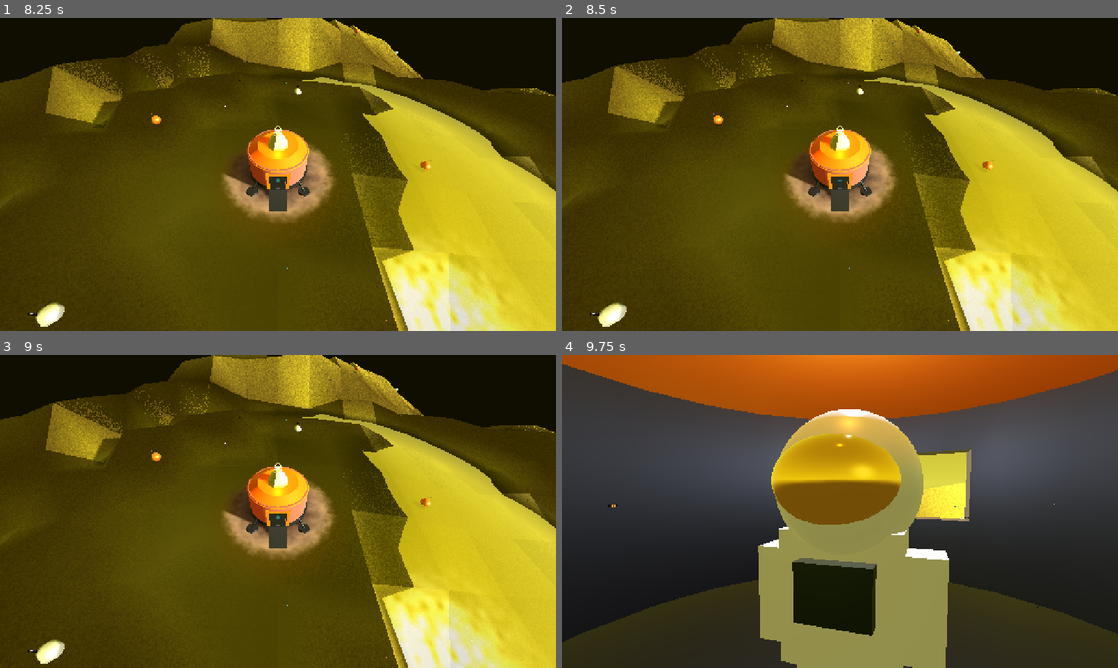
Above: before the commit, frames 1-4 (two rows, left to right).
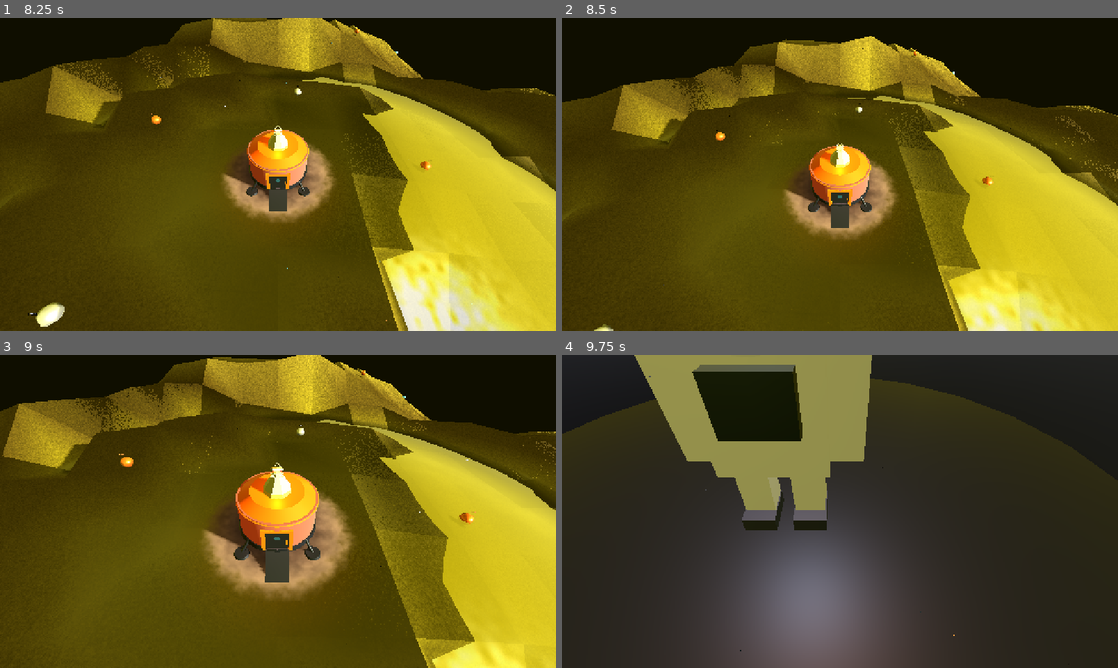
Above: after the commit, the same moments.

Repository: nicolasbuelvas/CIVITUS
Game: Godot game, scene res://tests/test_landing_flow.tscn
The game is run twice, just before and just after one commit, with the same random seed, the same clock (stepped at 60 frames per second) and the same inputs. This scene is started directly instead of the project's main scene. Sound files missing from this copy of the repository are replaced by a short silence.
Inputs (mouse positions are in pixels of both pictures, inside the frame that each line leads up to):
- Up to frame 1 (8.25 s): tap Enter at 0.5 s; move the mouse to (400, 158) at 0.52 s; hold D (move_right) 0.53-1.25 s; hold Left (rotate_cam_left) 0.53-1.25 s; click (400, 158) at 0.67 s; drag from (166, 190) to (250, 237) at 1.27 s; move the mouse to (333, 105) at 2.02 s; hold D (move_right) 2.03-2.75 s; hold Shift (sprint) 2.03-2.75 s; drag from (250, 237) to (111, 127) at 2.77 s; move the mouse to (444, 221) at 3.52 s; hold A (move_left) 3.53-4.25 s; hold F 3.53-4.25 s; drag from (111, 127) to (194, 96) at 4.27 s; move the mouse to (305, 174) at 5.02 s; hold S (move_backward) 5.03-5.75 s; tap H at 5.1 s; click (305, 174) at 5.17 s; drag from (194, 96) to (166, 190) at 5.77 s; move the mouse to (400, 158) at 6.52 s; hold Space (jump_thrust) 6.53-7.25 s; tap 1 at 6.6 s; drag from (166, 190) to (250, 237) at 7.27 s; move the mouse to (333, 105) at 8.02 s; hold S (move_backward) from 8.03 s (still down); tap 3 at 8.1 s
- Up to frame 2 (8.5 s): keep holding S (move_backward)
- Up to frame 3 (9 s): release S (move_backward) at 8.75 s; drag from (250, 574) to (111, 464) at 8.77 s
- Up to frame 4 (9.75 s): move the mouse to (1006, 558) at 9.52 s; hold Space (jump_thrust) from 9.53 s (still down); tap 5 at 9.6 s; click (1006, 558) at 9.67 s

Frame 1 is identical in both runs. In frame 2, 27% of the frame differs, in the area x 0-100%, y 0-100%; in frame 3, 27%; in frame 4, 72%.

Commit message:
feat: KSP-style planetary ground blast particles, 2s exterior wait, and 1s cockpit astronaut showcase with direct 1P transition

Diff:
--- a/scripts/world/spherical_planet.gd
+++ b/scripts/world/spherical_planet.gd
@@ -45,6 +45,8 @@
 var is_landing_sequence_running: bool = false
 var scorch_crater_mat: ShaderMaterial = null
 var scorch_crater_node: MeshInstance3D = null
+var ground_plume_dust: CPUParticles3D = null
+var ground_plume_sparks: CPUParticles3D = null
 
 # Global step tracking across 40 fine-grained micro-stages
 const TOTAL_SUBSTEPS: int = 40
@@ -74,13 +76,27 @@
 			cam.global_position = target_cam_pos
 			cam.look_at(ship_pos + landing_up_dir * -1.5, landing_up_dir)
 
-		# Smooth progressive ground scorch under descending rocket retro-thrusters
-		if scorch_crater_mat and is_instance_valid(spaceship_instance) and not cam.get_meta("is_zooming", false):
+		# Smooth progressive ground scorch and KSP-style surface plume blast under rocket
+		if is_instance_valid(spaceship_instance) and not cam.get_meta("is_zooming", false):
 			var dist = spaceship_instance.global_position.distance_to(landing_target_pos)
-			var burn_t = clampf(1.0 - (dist / 42.0), 0.0, 1.0)
-			var current_opacity = pow(burn_t, 1.4)
-			scorch_crater_mat.set_shader_parameter("scorch_opacity", current_opacity)
-			scorch_crater_mat.set_shader_parameter("heat_glow", current_opacity * 1.35)
+			if scorch_crater_mat:
+				var burn_t = clampf(1.0 - (dist / 42.0), 0.0, 1.0)
+				var current_opacity = pow(burn_t, 1.4)
+				scorch_crater_mat.set_shader_parameter("scorch_opacity", current_opacity)
+				scorch_crater_mat.set_shader_parameter("heat_glow", current_opacity * 1.35)
+
+			# KSP Ground Blast: Rocket exhaust strikes surface when altitude < 28m
+			if dist <= 28.0:
+				var blast_intensity = clampf(1.0 - (dist / 28.0), 0.0, 1.0)
+				if ground_plume_dust:
+					ground_plume_dust.emitting = true
+					ground_plume_dust.initial_velocity_min = 8.0 + blast_intensity * 12.0
+					ground_plume_dust.initial_velocity_max = 16.0 + blast_intensity * 18.0
+				if ground_plume_sparks:
+					ground_plume_sparks.emitting = true
+			else:
+				if ground_plume_dust: ground_plume_dust.emitting = false
+				if ground_plume_sparks: ground_plume_sparks.emitting = false
 
 	# Procedural Meteor Streaks (Bloque F)
 	if not is_generating:
@@ -857,10 +873,10 @@
 			var true_ground_pos = north_dir * (radius + north_elev)
 			_spawn_ground_impact_effects(true_ground_pos, north_dir)
 
-			# 1. Stay in the wide exterior landed shot for 3.0 seconds (HUD hidden, astronaut loaded inside)
+			# 1. Stay in the wide exterior landed shot for 2.0 seconds (HUD hidden, astronaut loaded inside)
 			cam.set_meta("is_zooming", true)
 			var tw_wait = create_tween()
-			tw_wait.tween_interval(3.0)
+			tw_wait.tween_interval(2.0)
 			tw_wait.tween_callback(func():
 				if not is_instance_valid(cam):
 					return
@@ -884,32 +900,37 @@
 						player_instance.helmet.position = Vector3(0, 1.6, 0)
 						player_instance.helmet.rotation = Vector3.ZERO
 
-				# 2. Cinematic Cockpit Reveal: 3/4 front view showcasing astronaut in full space suit & golden visor
+				# 2. Smooth zoom in from exterior into spaceship cabin (Zoom in de antes)
 				var p_head = player_instance.global_position + north_dir * 1.45 if is_instance_valid(player_instance) else spaceship_instance.global_position + north_dir * 1.6
-				var cabin_cam_start = p_head + cur_exit * 1.75 + cur_rt * 0.55 + north_dir * 0.15
-				var cabin_cam_drift = p_head + cur_exit * 1.40 + cur_rt * 0.30 + north_dir * 0.08
-				cam.global_position = cabin_cam_start
+				var cabin_cam_pos = p_head + cur_exit * 1.60 + cur_rt * 0.45 + north_dir * 0.12
+
+				# Aim camera toward the cabin entrance before starting zoom in
 				cam.look_at(p_head, north_dir)
-				cam.fov = 62.0
-
-				# Play subtle cockpit cabin confirmation sound
-				AudioManager.play("click", 0.90, -4.0)
-
-				# Cinematic 1.0s showcase drift admiring astronaut inside cabin
-				var tw_drift = create_tween().set_trans(Tween.TRANS_SINE).set_ease(Tween.EASE_OUT)
-				tw_drift.tween_property(cam, "global_position", cabin_cam_drift, 1.0)
-
-				tw_drift.tween_callback(func():
+
+				var tw_enter = create_tween().set_trans(Tween.TRANS_CUBIC).set_ease(Tween.EASE_IN_OUT)
+				tw_enter.tween_property(cam, "global_position", cabin_cam_pos, 1.3)
+				tw_enter.parallel().tween_property(cam, "fov", 62.0, 1.3)
+
+				tw_enter.tween_callback(func():
 					if not is_instance_valid(cam):
 						return
 
-					# 3. Smooth dramatic zoom-in into golden visor reflection (1.1s)
-					var eye_target = p_head + cur_exit * 0.06
-					var tw_zoom = create_tween().set_trans(Tween.TRANS_CUBIC).set_ease(Tween.EASE_IN_OUT)
-					tw_zoom.tween_property(cam, "global_position", eye_target, 1.1)
-					tw_zoom.parallel().tween_property(cam, "fov", 80.0, 1.1)
-
-					tw_zoom.tween_callback(func():
+					cam.look_at(p_head, north_dir)
+					AudioManager.play("click", 0.90, -4.0)
+
+					# 3. Apenas se entra a la nave, solo se ve por 1 segundo el astronauta (sin zoom dentro de la cabeza)
+					var tw_show = create_tween()
+					tw_show.tween_interval(1.0)
+
+					# Astronaut subtle gesture during the 1-second showcase
+					if is_instance_valid(player_instance) and player_instance.head:
+						var tw_h = create_tween().set_trans(Tween.TRANS_SINE)
+						tw_h.tween_property(player_instance.head, "rotation:y", deg_to_rad(6.0), 0.4)
+						tw_h.tween_property(player_instance.head, "rotation:y", deg_to_rad(-4.0), 0.35)
+						tw_h.tween_property(player_instance.head, "rotation:y", 0.0, 0.25)
+
+					tw_show.tween_callback(func():
+						# 4. Cambia directamente a primera persona (sin entrar en la cabeza) + interfaz aparece
 						AudioManager.play("click", 1.25, -1.0)
 						if is_instance_valid(player_instance):
 							var p_cam: Camera3D = player_instance.get_node_or_null("CameraPivot/Camera3D")
@@ -956,6 +977,75 @@
 	add_child(crater_inst)
 	scorch_crater_node = crater_inst
 
+	# Kerbal Space Program style Ground Plume Blast: dust & sparks matching planet biome
+	var planet_params = GameManager.current_planet if is_instance_valid(GameManager) else {}
+	var lvl: int = planet_params.get("level", 0)
+	var p_type: String = str(planet_params.get("type", ""))
+	var has_atmo: bool = planet_params.get("has_atmosphere", true)
+
+	var dust_color = Color(0.68, 0.58, 0.44, 0.65) # Habitable: loam dust
+	var spark_color = Color(1.0, 0.65, 0.20, 1.0) # Golden thermal sparks
+	var blast_gravity = Vector3(0, -0.8, 0)
+
+	if p_type.contains("Desert") or p_type.contains("Desierto") or lvl == 1:
+		dust_color = Color(0.85, 0.44, 0.22, 0.85) # Desert: red oxide sand
+		spark_color = Color(1.0, 0.52, 0.12, 1.0)
+		blast_gravity = Vector3(0, -1.2, 0)
+	elif p_type.contains("Toxic") or p_type.contains("Acido") or lvl == 2:
+		dust_color = Color(0.65, 0.82, 0.18, 0.75) # Toxic: sulfur cloud
+		spark_color = Color(0.85, 1.0, 0.25, 1.0)
+		blast_gravity = Vector3(0, -0.5, 0)
+	elif p_type.contains("Cryo") or p_type.contains("Hielo") or lvl == 3:
+		dust_color = Color(0.88, 0.95, 1.0, 0.85) # Cryo: ice vapor & frost
+		spark_color = Color(0.55, 0.88, 1.0, 1.0)
+		blast_gravity = Vector3(0, -0.6, 0)
+	elif p_type.contains("Volcan") or p_type.contains("Lava") or lvl >= 4:
+		dust_color = Color(0.22, 0.18, 0.16, 0.90) # Volcanic: dark ash
+		spark_color = Color(1.0, 0.38, 0.05, 1.0)
+		blast_gravity = Vector3(0, -1.5, 0)
+	elif not has_atmo or p_type.contains("Luna") or p_type.contains("Barren") or p_type.contains("Vacio"):
+		dust_color = Color(0.72, 0.72, 0.75, 0.60) # Lunar: grey regolith spray
+		spark_color = Color(1.0, 0.70, 0.30, 0.9)
+		blast_gravity = Vector3(0, -0.4, 0)
+
+	# 1. Radial Ground Surface Plume (expanding outward along the surface)
+	ground_plume_dust = CPUParticles3D.new()
+	ground_plume_dust.name = "GroundPlumeDust"
+	ground_plume_dust.emitting = false
+	ground_plume_dust.amount = 55
+	ground_plume_dust.lifetime = 1.4
+	ground_plume_dust.emission_shape = CPUParticles3D.EMISSION_SHAPE_RING
+	ground_plume_dust.emission_ring_axis = Vector3(0, 1, 0)
+	ground_plume_dust.emission_ring_radius = 2.4
+	ground_plume_dust.emission_ring_inner_radius = 0.8
+	ground_plume_dust.direction = Vector3(0, 0.10, 0)
+	ground_plume_dust.spread = 90.0
+	ground_plume_dust.gravity = blast_gravity
+	ground_plume_dust.initial_velocity_min = 6.0
+	ground_plume_dust.initial_velocity_max = 15.0
+	ground_plume_dust.color = dust_color
+	ground_plume_dust.scale_amount_min = 0.8
+	ground_plume_dust.scale_amount_max = 2.4
+	crater_inst.add_child(ground_plume_dust)
+
+	# 2. Impingement Thermal Sparks
+	ground_plume_sparks = CPUParticles3D.new()
+	ground_plume_sparks.name = "GroundPlumeSparks"
+	ground_plume_sparks.emitting = false
+	ground_plume_sparks.amount = 35
+	ground_plume_sparks.lifetime = 0.75
+	ground_plume_sparks.emission_shape = CPUParticles3D.EMISSION_SHAPE_RING
+	ground_plume_sparks.emission_ring_axis = Vector3(0, 1, 0)
+	ground_plume_sparks.emission_ring_radius = 1.4
+	ground_plume_sparks.emission_ring_inner_radius = 0.2
+	ground_plume_sparks.direction = Vector3(0, 0.35, 0)
+	ground_plume_sparks.spread = 75.0
+	ground_plume_sparks.gravity = Vector3(0, -9.8, 0)
+	ground_plume_sparks.initial_velocity_min = 10.0
+	ground_plume_sparks.initial_velocity_max = 20.0
+	ground_plume_sparks.color = spark_color
+	crater_inst.add_child(ground_plume_sparks)
+
 func _spawn_ground_impact_effects(pos: Vector3, up_dir: Vector3) -> void:
 	if not has_node("GroundImpactCrater"):
 		_init_ground_scorch(pos, up_dir)
@@ -963,6 +1053,11 @@
 	if scorch_crater_mat:
 		scorch_crater_mat.set_shader_parameter("scorch_opacity", 1.0)
 		scorch_crater_mat.set_shader_parameter("heat_glow", 1.25)
+
+	if ground_plume_dust:
+		ground_plume_dust.emitting = false
+	if ground_plume_sparks:
+		ground_plume_sparks.emitting = false
 
 	var crater_inst = get_node_or_null("GroundImpactCrater")
 	if crater_inst and not crater_inst.has_node("ResidualSmoke"):
--- a/tests/test_landing_flow.gd
+++ b/tests/test_landing_flow.gd
@@ -42,24 +42,24 @@
 	assert(hud == null or hud.visible == false, "HUD must remain hidden immediately after landing!")
 	_save_viewport("screenshot_flow_2_landed_ramp.png")
 
-	# 3. Wait through the 3.0s delay
-	print("[Test Landing Flow] Waiting through the 3-second post-landing window...")
-	await get_tree().create_timer(2.6).timeout
-	print("[Test Landing Flow] At 2.6s of wait: HUD visible (still false): ", hud.visible if hud else "no hud")
-	assert(hud == null or hud.visible == false, "HUD must remain hidden throughout 3s wait!")
+	# 3. Wait through the 2.0s delay
+	print("[Test Landing Flow] Waiting through the 2-second post-landing exterior window...")
+	await get_tree().create_timer(2.0).timeout
+	print("[Test Landing Flow] Exterior wait done, starting zoom into spaceship...")
 
-	# Mid-zoom snapshot (0.6s into the 1.4s zoom transition) - verify NO headless astronaut
+	# Wait for zoom in to reach cabin (1.3s) + 0.4s into the 1-second astronaut showcase
+	await get_tree().create_timer(1.7).timeout
+	print("[Test Landing Flow] Astronaut 1-second showcase snapshot...")
+	_save_viewport("screenshot_flow_2b_astronaut_showcase.png")
+
+	# 4. Wait for the remaining 0.6s of showcase + switch to first person
+	print("[Test Landing Flow] Waiting for switch to first person...")
 	await get_tree().create_timer(0.9).timeout
-	_save_viewport("screenshot_flow_2b_mid_zoom.png")
-
-	# 4. Wait for zoom-in completion (remaining 1.0s zoom + buffer)
-	print("[Test Landing Flow] Waiting for zoom in to first person...")
-	await get_tree().create_timer(1.2).timeout
 
 	var player = planet.player_instance
 	print("[Test Landing Flow] Player action locked: ", player.is_action_locked if player else "no player")
 	print("[Test Landing Flow] HUD visible (should now be true): ", hud.visible if hud else "no hud")
-	assert(hud != null and hud.visible == true, "HUD must be visible after zoom in!")
+	assert(hud != null and hud.visible == true, "HUD must be visible after transition to 1st person!")
 	assert(player != null and player.is_action_locked == false, "Player must be unlocked!")
 	_save_viewport("screenshot_flow_3_first_person_hud.png")
 
